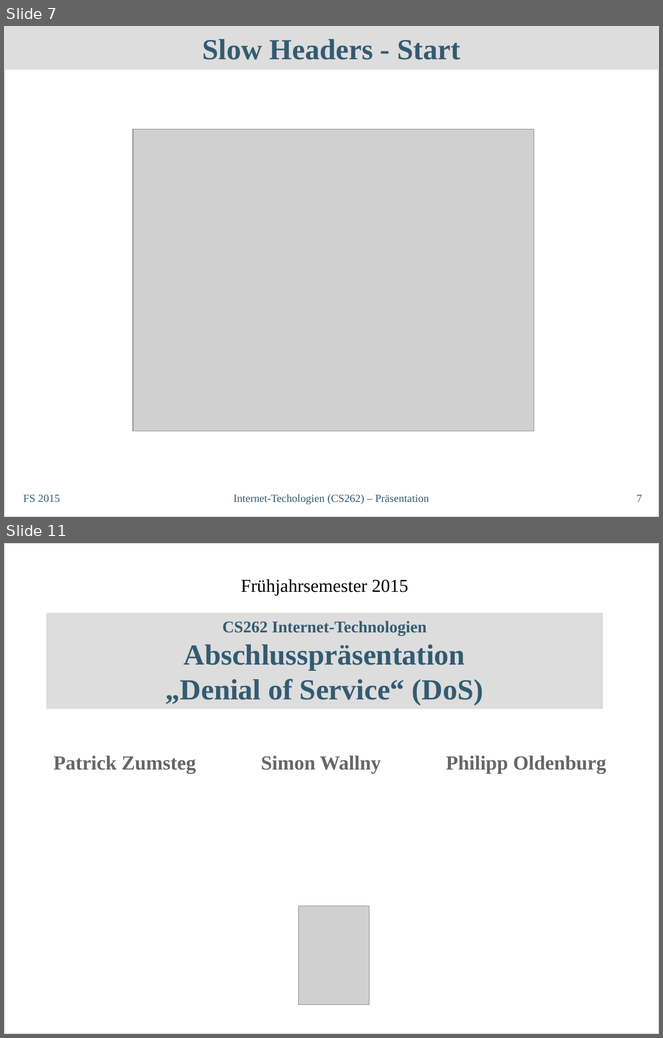
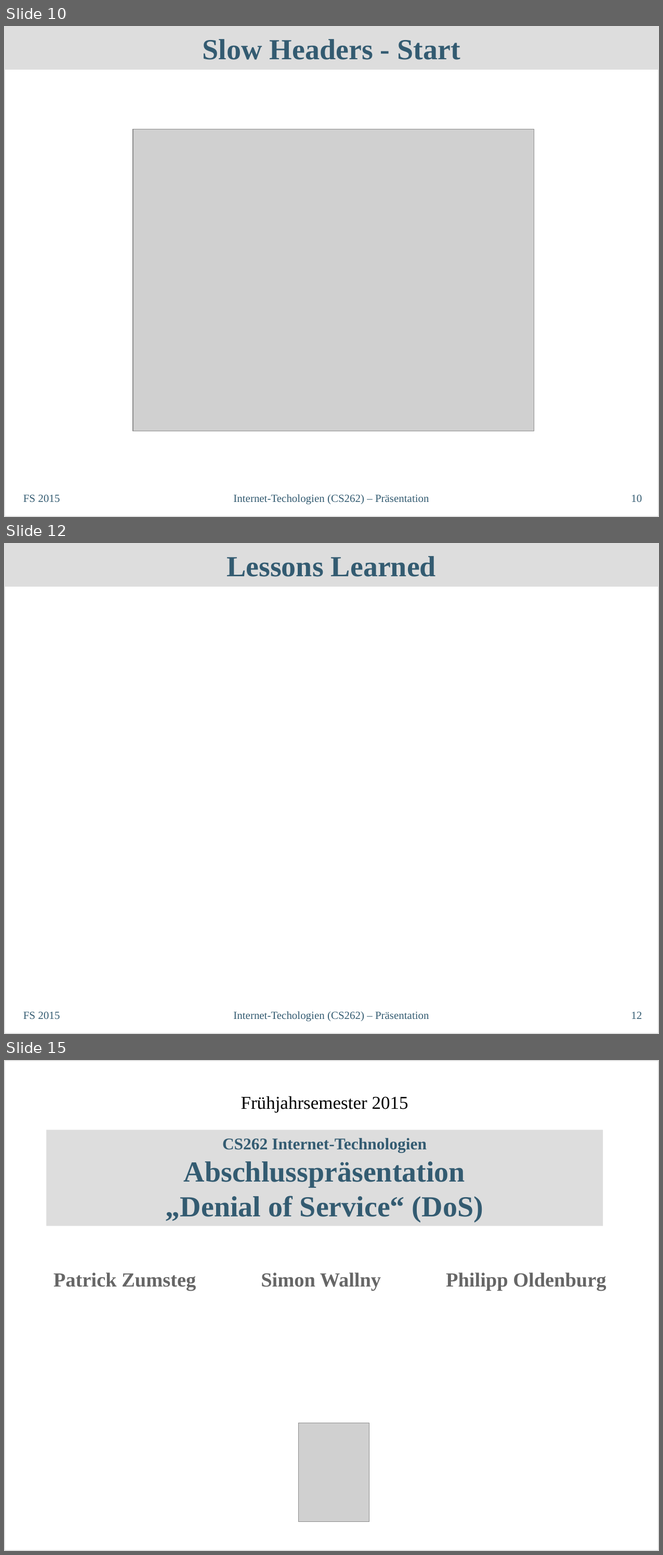
Before and after one commit to philipp-oldenburg/dos, a slide deck: Abschlusspräsentation/InetTech-Präsentation.odp. Shown one above the other, each under a label of ours: slides 7 and 11 before the commit, slides 10, 12 and 15 after it; the slides between them are not shown. The pictures are 663x1038 and 663x1555 pixels, drawn with LibreOffice and Linux fonts; fonts in the diff are those of the drawing; grey boxes stand for pictures. Boxes give left, top, right and bottom in pixels: in the first picture for what was removed or moved away, otherwise in the second. Text is boxed around its words. In the diff, an @@ line names an element or a change of style, - is before the commit and + after.

```diff
--- a/Abschlusspräsentation/InetTech-Präsentation.odp
+++ b/Abschlusspräsentation/InetTech-Präsentation.odp
@@ slide 12 added at bbox=[4, 543, 659, 1034], background #FFFFFF; not listed: 1 template element that a slide beside it also shows @@
@@ title added at bbox=[4, 543, 659, 587], fill #DDDDDD, 32 pt, text #335B71, bold @@
+Lessons Learned
@@ text added at bbox=[23, 1012, 60, 1019], 12 pt, text #335B71 @@
+FS 2015
@@ text added at bbox=[233, 1012, 429, 1022], 12 pt, text #335B71 @@
+Internet-Techologien (CS262) – Präsentation
@@ page number added at bbox=[631, 1012, 642, 1019], 12 pt, text #335B71 @@
+12
@@ what was slide 7 is now slide 10 @@
@@ page number at bbox=[631, 495, 642, 502]: text changed @@
-7
+10
@@ what was slide 11 is now slide 15 @@
```
Also in this commit, not shown: 3 other slides added.
